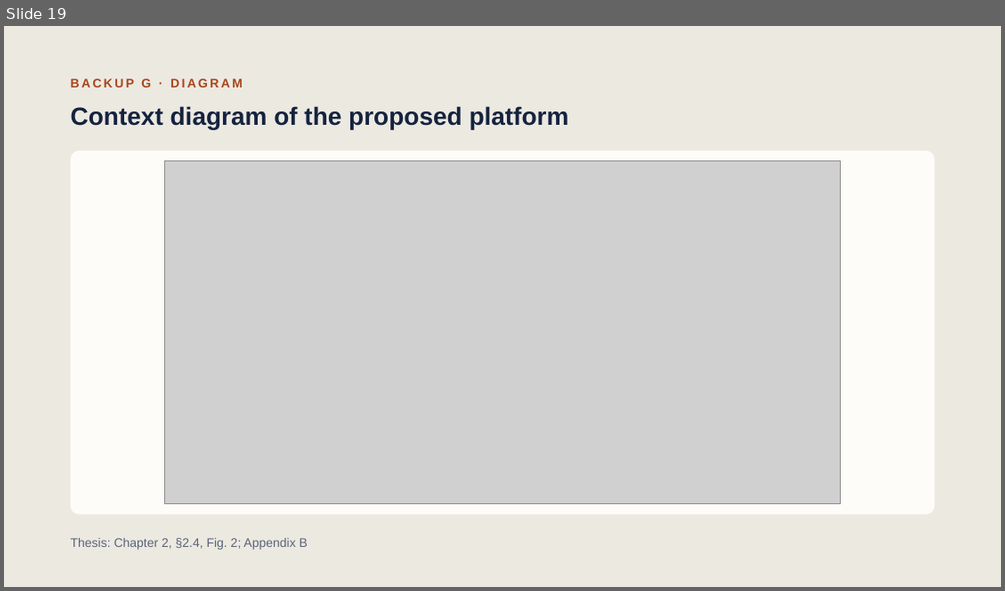
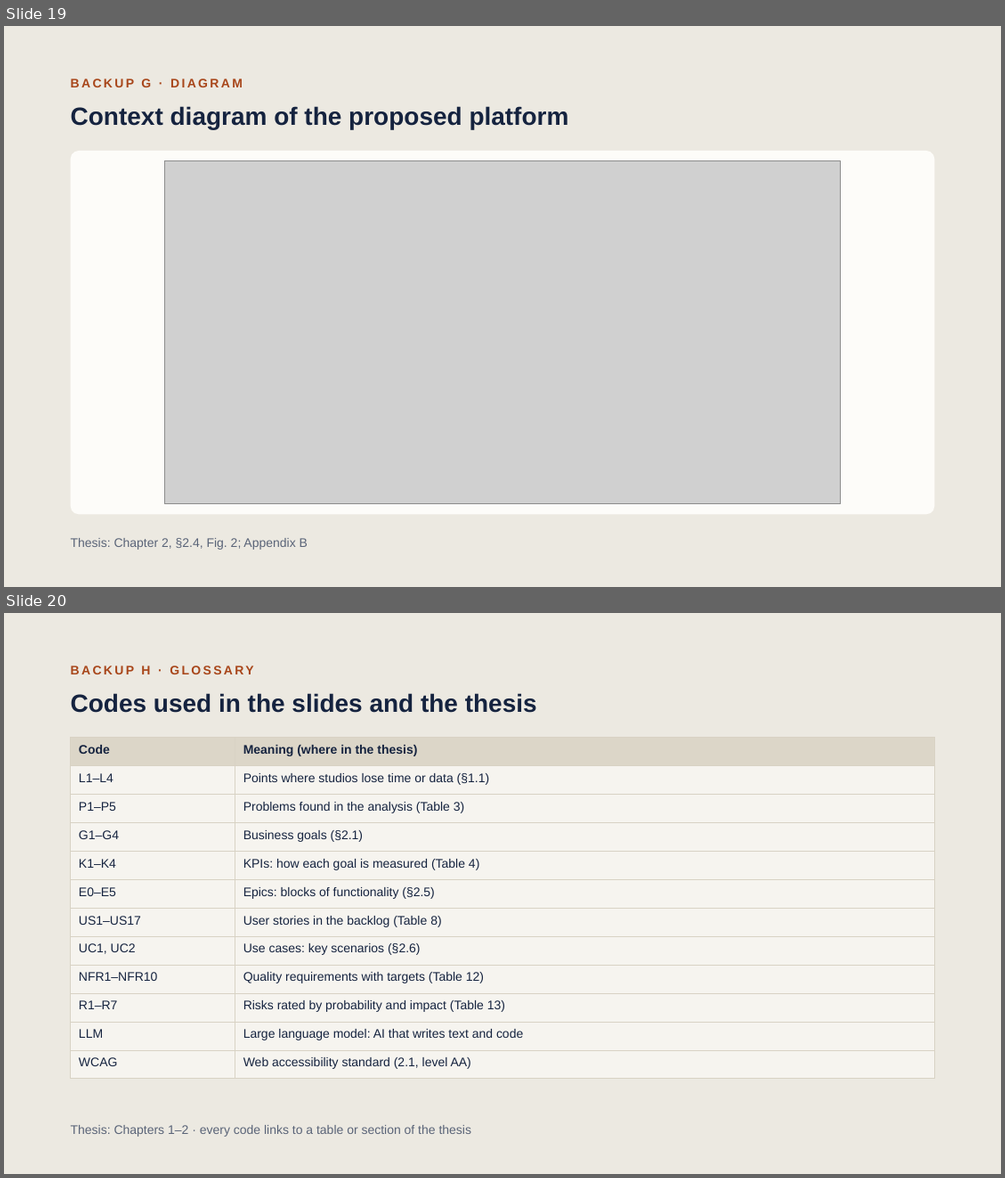
Before and after one commit to yurykurouski/revamp-docs, a slide deck: defence/BA_Defence_Kurouski.pptx. Shown one above the other, each under a label of ours: slide 19 before the commit, slides 19 and 20 after it. The pictures are 1005x591 and 1005x1178 pixels, drawn with LibreOffice and Linux fonts; fonts in the diff are those of the drawing; grey boxes stand for pictures. Boxes give left, top, right and bottom in pixels: in the first picture for what was removed or moved away, otherwise in the second. Text is boxed around its words. In the diff, an @@ line names an element or a change of style, - is before the commit and + after.

```diff
--- a/defence/BA_Defence_Kurouski.pptx
+++ b/defence/BA_Defence_Kurouski.pptx
@@ slide 20 added at <box>4,613,1001,1174</box>, background #ECE9E1 @@
@@ text added at <box>71,666,253,674</box>, 12 pt, text #A8461A, bold @@
+BACKUP H · GLOSSARY
@@ text added at <box>71,693,537,713</box>, 24 pt, text #15233F, bold @@
+Codes used in the slides and the thesis
@@ table added at <box>71,738,935,1072</box>, 12 rows, 2 columns @@
+Code | Meaning (where in the thesis)
+L1–L4 | Points where studios lose time or data (§1.1)
+P1–P5 | Problems found in the analysis (Table 3)
+G1–G4 | Business goals (§2.1)
+K1–K4 | KPIs: how each goal is measured (Table 4)
+E0–E5 | Epics: blocks of functionality (§2.5)
+US1–US17 | User stories in the backlog (Table 8)
+UC1, UC2 | Use cases: key scenarios (§2.6)
+NFR1–NFR10 | Quality requirements with targets (Table 12)
+R1–R7 | Risks rated by probability and impact (Table 13)
+LLM | Large language model: AI that writes text and code
+WCAG | Web accessibility standard (2.1, level AA)
@@ text added at <box>71,1125,472,1136</box>, 12 pt, text #5A6478 @@
+Thesis: Chapters 1–2 · every code links to a table or section of the thesis
```
Also in this commit, not shown: 8 slides changed, 2 other slides added, 2 slides removed.
